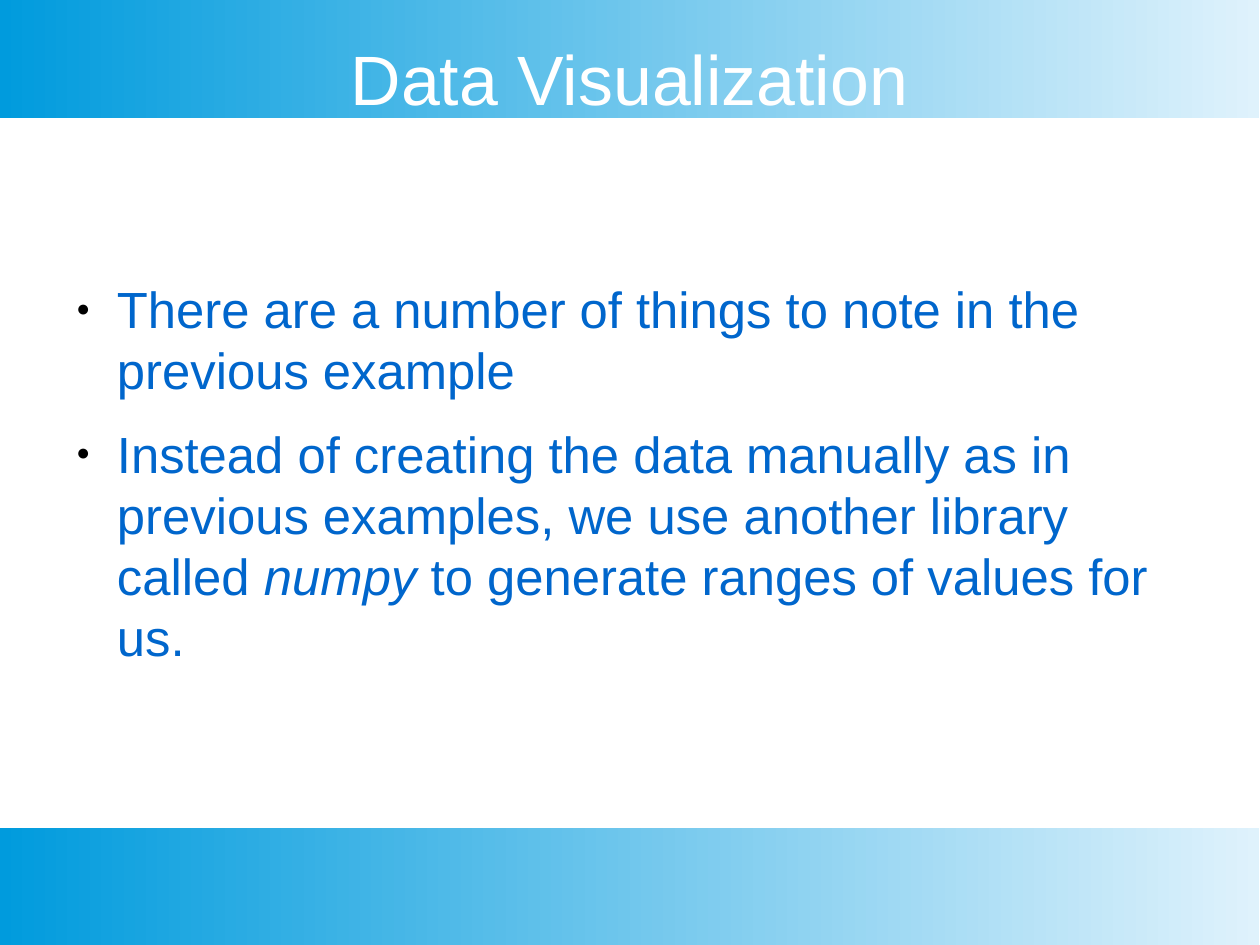
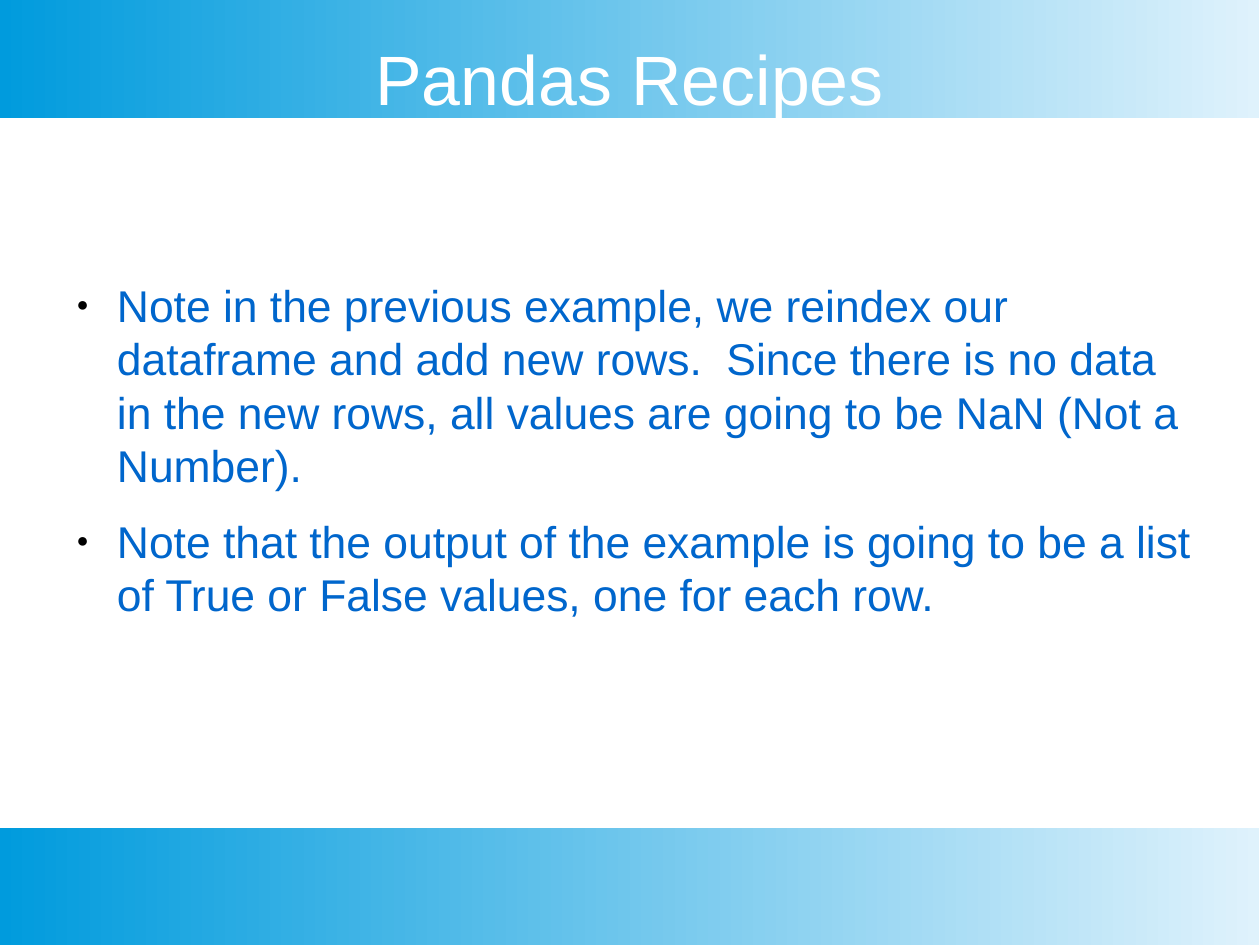
Before and after one commit to chankeypathak/CitiDataScience, a slide deck: slide 50 of marketanalyst/docs/Module 3.pptx (slide 28 before the commit). Drawn at 1260x945 pixels with LibreOffice and Linux fonts; fonts in the diff are those of the drawing. Boxes give left, top, right and bottom in pixels: in the first picture for what was removed or moved away, otherwise in the second. Text is boxed around its words. In the diff, an @@ line names an element or a change of style, - is before the commit and + after.

```diff
--- a/marketanalyst/docs/Module 3.pptx
+++ b/marketanalyst/docs/Module 3.pptx
@@ text at [375, 54, 883, 118]: text changed @@
-Data Visualization
+Pandas Recipes
@@ text at [117, 289, 1190, 617]: text changed; size 32 to 28 pt @@
-● There are a number of things to note in the previous example
-● Instead of creating the data manually as in previous examples, we use another library called numpy to generate ranges of values for us.
+● Note in the previous example, we reindex our dataframe and add new rows. Since there is no data in the new rows, all values are going to be NaN (Not a Number).
+● Note that the output of the example is going to be a list of True or False values, one for each row.
```
Also in this commit, not shown: 12 other slides changed, 53 slides added, 31 slides removed, 31 other files.
